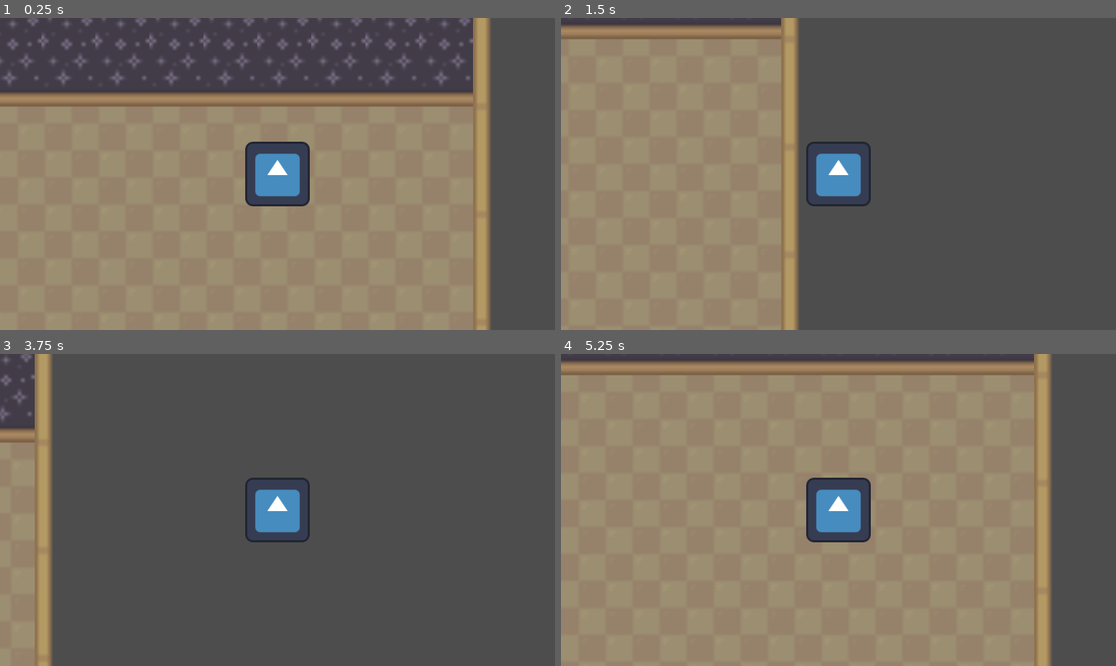
Above: before the commit, frames 1-4 (two rows, left to right).
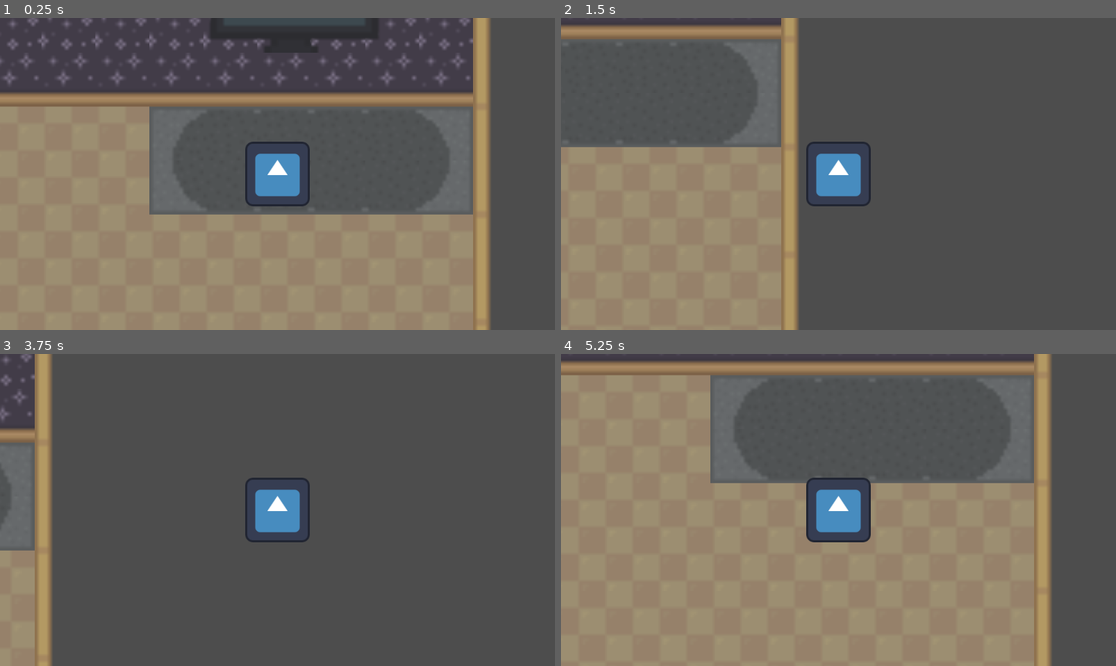
Above: after the commit, the same moments.

Repository: aryapsinha/mazehouse
Game: Godot game, scene res://scenes/gamesroom.tscn
Same seed, same stepped clock (60 frames per second), same inputs: the game is played once before the commit and once after it. This scene is started directly instead of the project's main scene. The engine's default icon, where the game draws it, is replaced by a stand-in: a white triangle on a blue panel in a dark square.
Inputs:
- Up to frame 1 (0.25 s): no input
- Up to frame 2 (1.5 s): tap Enter at 0.5 s; hold Right (right) 0.53-1.28 s; hold X (interact) 0.53-1.28 s; hold Down (down) from 1.28 s (still down); tap X (interact) at 1.35 s
- Up to frame 3 (3.75 s): release Down (down) at 2.03 s; hold Right (right) 2.03-2.78 s; hold X (interact) 2.03-2.78 s; hold Up (up) 2.78-3.53 s; tap X (interact) at 2.85 s; tap Space at 3.5 s; hold Left (left) from 3.53 s (still down); hold X (interact) from 3.53 s (still down)
- Up to frame 4 (5.25 s): release X (interact) at 4.28 s; tap X (interact) at 4.35 s; release Left (left) at 5.03 s; hold Down (down) from 5.03 s (still down); hold X (interact) from 5.03 s (still down)

The runs differ from the first frame. In frame 1, 18% of the frame differs, in the area x 26-86%, y 0-64%; in frame 2, 14%; in frame 3, 2.2%; in frame 4, 20%, in the area x 26-86%, y 6-42%.

Commit message:
Update gamesroom.tscn

Diff:
--- a/scenes/gamesroom.tscn
+++ b/scenes/gamesroom.tscn
@@ -10,6 +10,10 @@
 layer_0/name = "Background"
 layer_0/tile_data = PackedInt32Array(327681, 524306, 42, 393217, 524306, 42, 458753, 524306, 42, 327682, 524306, 42, 39 …(4362 unchanged characters)…
 layer_1/name = "Base Furrni"
+layer_1/tile_data = PackedInt32Array(327687, 983051, 6, 393223, 983051, 7, 327688, 1048587, 6, 393224, 1048587, 7, 327689, 1048587, 6, 393225, 1048587, 7, 327690, 1048587, 6, 393226, 1048587, 7, 327691, 1048587, 6, 393227, 1048587, 7, 327692, 1114123, 6, 393228, 1114123, 7, 917506, 1179659, 2, 983042, 1179659, 3, 917507, 1245195, 2, 983043, 1245195, 3, 786436, 655371, 2, 851972, 655371, 3, 786437, 720907, 2, 851973, 720907, 3)
 layer_2/name = "Base Deco"
+layer_2/tile_data = PackedInt32Array(262155, 2555936, 65588, 327691, 2555936, 65589, 262156, 2621472, 65588, 327692, 2621472, 65589, 262157, 2687008, 65588, 327693, 2687008, 65589, 327688, 2555936, 131125, 327689, 2621472, 131125, 327690, 2687008, 131125, 262152, 2555936, 131124, 262153, 2621472, 131124, 262154, 2687008, 131124)
 layer_3/name = "Deco 1"
+layer_3/tile_data = PackedInt32Array(327688, 2555936, 65589, 327689, 2621472, 65589, 327690, 2687008, 65589, 262152, 2555936, 65588, 262153, 2621472, 65588, 262154, 2687008, 65588, 327685, 2555936, 131125, 327686, 2621472, 131125, 327687, 2687008, 131125, 262149, 2555936, 131124, 262150, 2621472, 131124, 262151, 2687008, 131124)
 layer_4/name = "Deco 2"
+layer_4/tile_data = PackedInt32Array(65544, 7, 5, 131080, 7, 6, 196616, 7, 7, 65545, 65543, 5, 131081, 65543, 6, 196617, 65543, 7, 65546, 131079, 5, 131082, 131079, 6, 196618, 131079, 7, 65547, 196615, 5, 131083, 196615, 6, 196619, 196615, 7)
